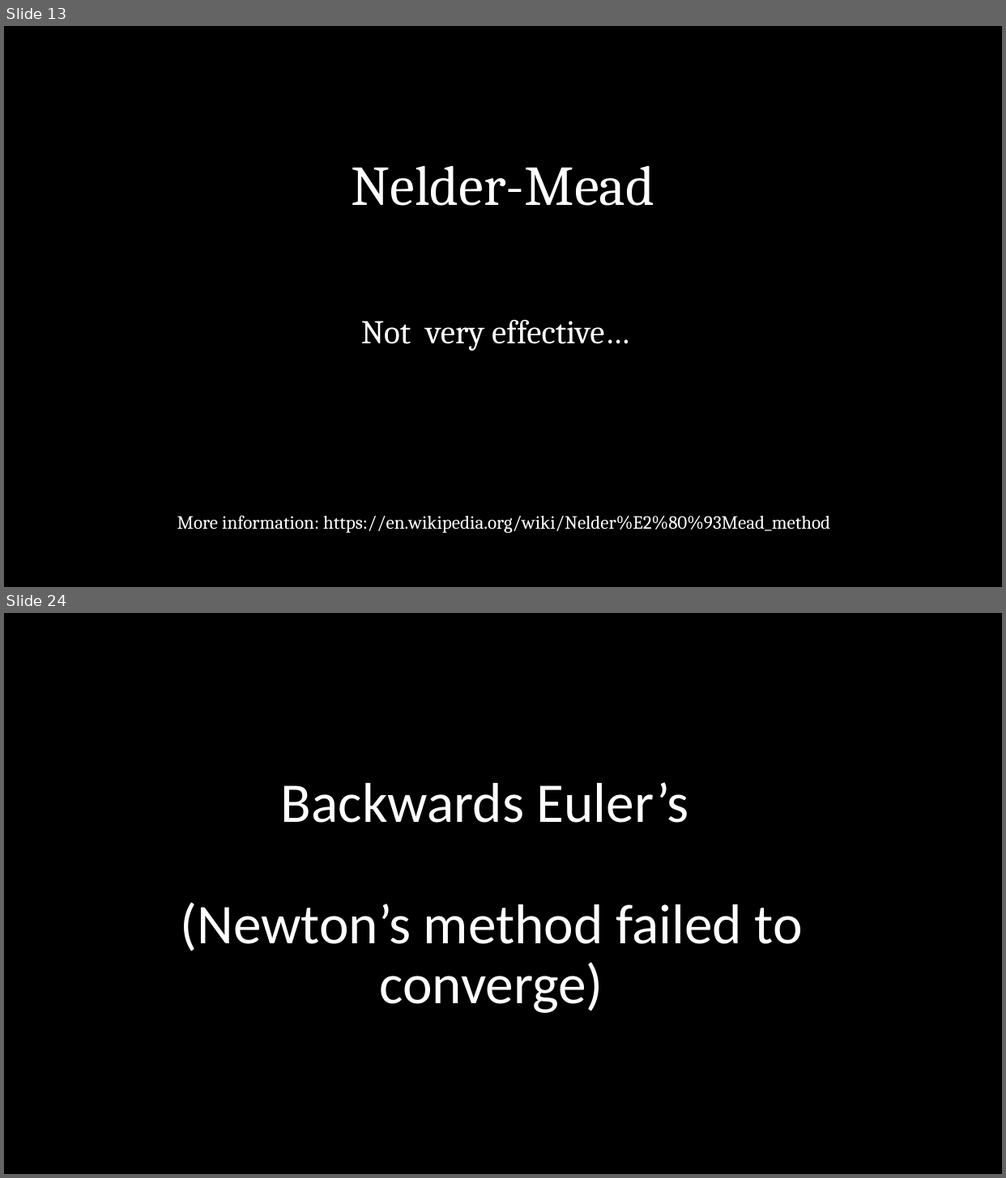
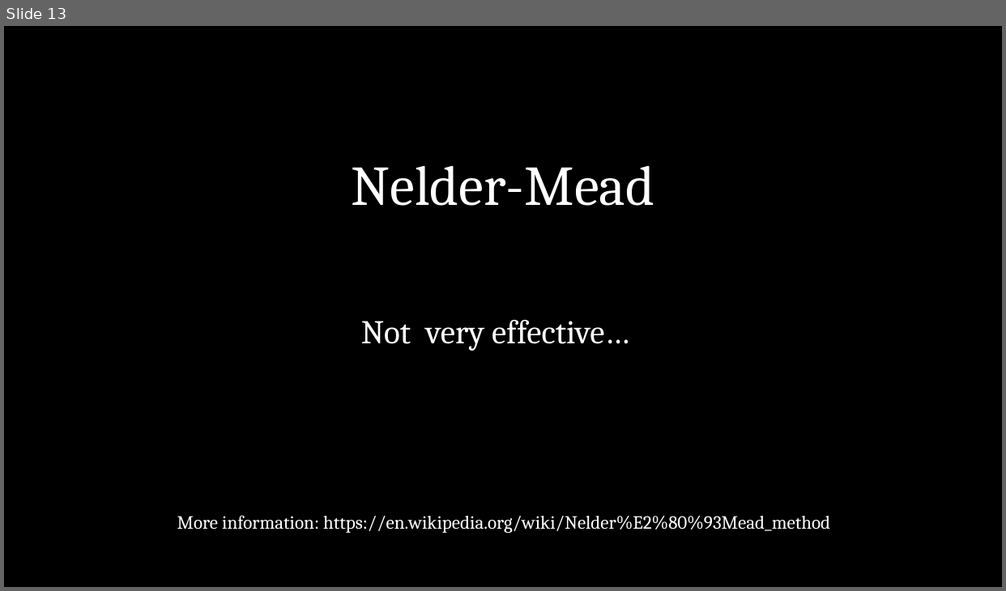
Before and after one commit to stephen-bapple/numerical-analysis, a slide deck: Lennard-Jones Structures.pptx. Shown one above the other, each under a label of ours: slides 13 and 24 before the commit, slide 13 after it; the slides between them are not shown. The pictures are 1006x1178 and 1006x591 pixels, drawn with LibreOffice and Linux fonts; fonts in the diff are those of the drawing. Boxes give left, top, right and bottom in pixels: in the first picture for what was removed or moved away, otherwise in the second. Text is boxed around its words. In the diff, an @@ line names an element or a change of style, - is before the commit and + after.

```diff
--- a/Lennard-Jones Structures.pptx
+++ b/Lennard-Jones Structures.pptx
@@ slide 24 removed at bbox=[4, 613, 1002, 1174], background #000000 @@
@@ title removed at bbox=[180, 782, 803, 1013] @@
-Backwards Euler’s
-(Newton’s method failed to converge)
```
Also in this commit, not shown: 3 slides changed, 16 slides added, 28 other slides removed, 14 other files.
